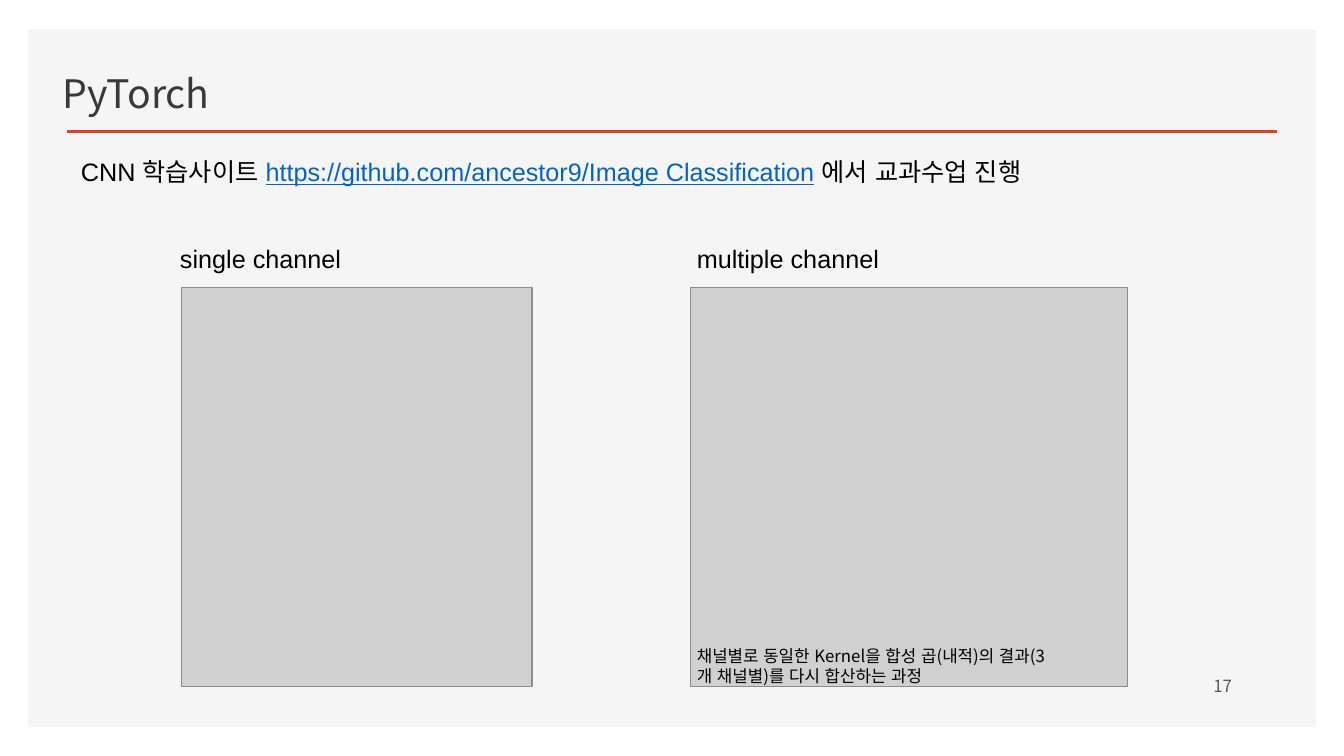
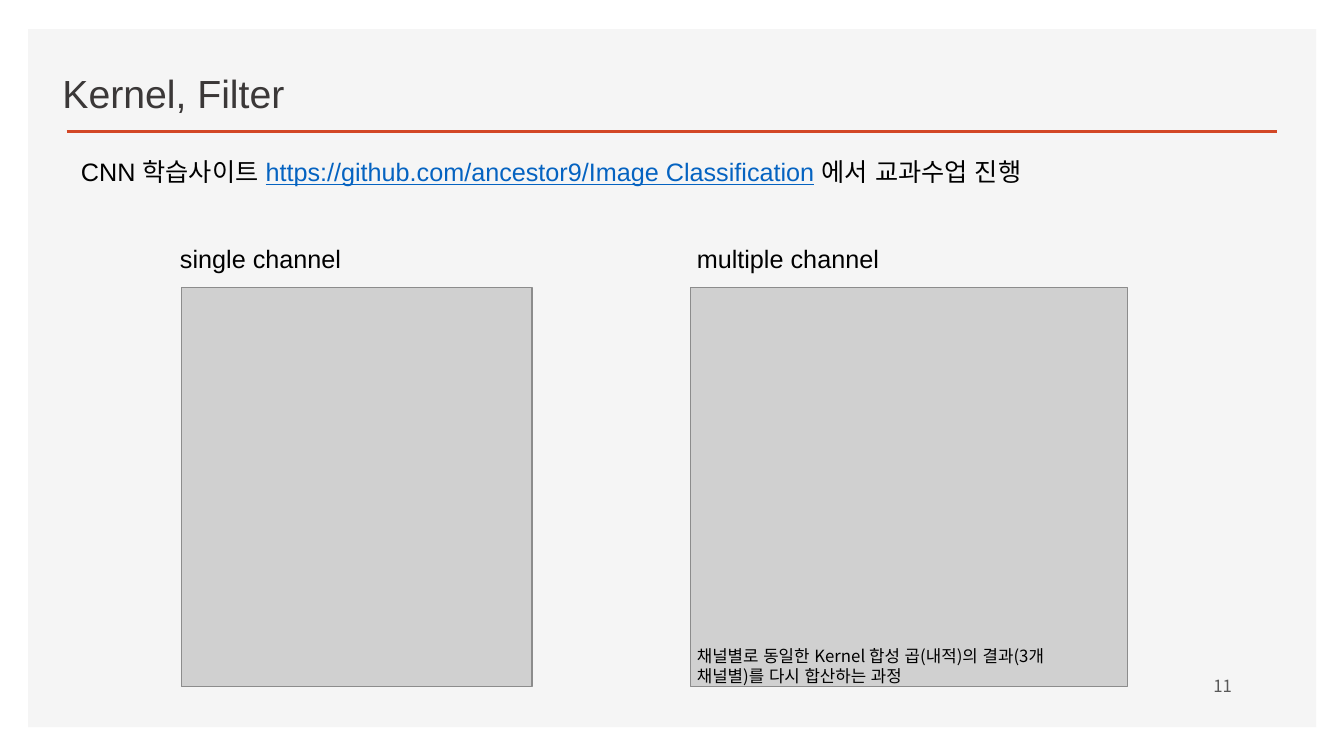
Before and after one commit to ancestor9/2026_Fall_Deep-Learning-with-Python, a slide deck: slide 11 of CNN/CNN.pptx (slide 17 before the commit). Drawn at 1344x756 pixels with LibreOffice and Linux fonts; fonts in the diff are those of the drawing; grey boxes stand for pictures; background and template pictures are left out. Boxes give left, top, right and bottom in pixels: in the first picture for what was removed or moved away, otherwise in the second. Text is boxed around its words. In the diff, an @@ line names an element or a change of style, - is before the commit and + after.

```diff
--- a/CNN/CNN.pptx
+++ b/CNN/CNN.pptx
@@ text at bbox=[62, 79, 284, 113]: text changed; font Noto Sans CJK KR to Arial @@
-PyTorch
+Kernel, Filter
@@ text at bbox=[697, 648, 1044, 687]: text changed @@
-채널별로 동일한 Kernel을 합성 곱(내적)의 결과(3개 채널별)를 다시 합산하는 과정
+채널별로 동일한 Kernel 합성 곱(내적)의 결과(3개 채널별)를 다시 합산하는 과정
@@ page number at bbox=[1213, 679, 1232, 692]: text changed @@
-17
+11
```
Also in this commit, not shown: 11 other slides changed, 11 slides added, 7 slides removed.
